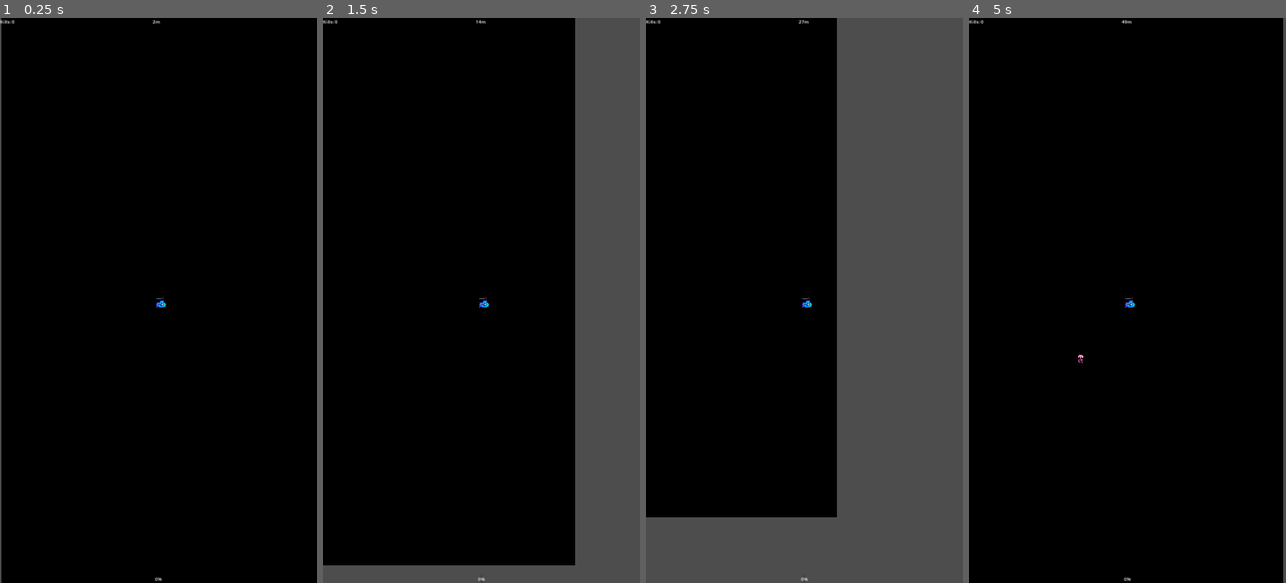
Above: before the commit, frames 1-4 (left to right).
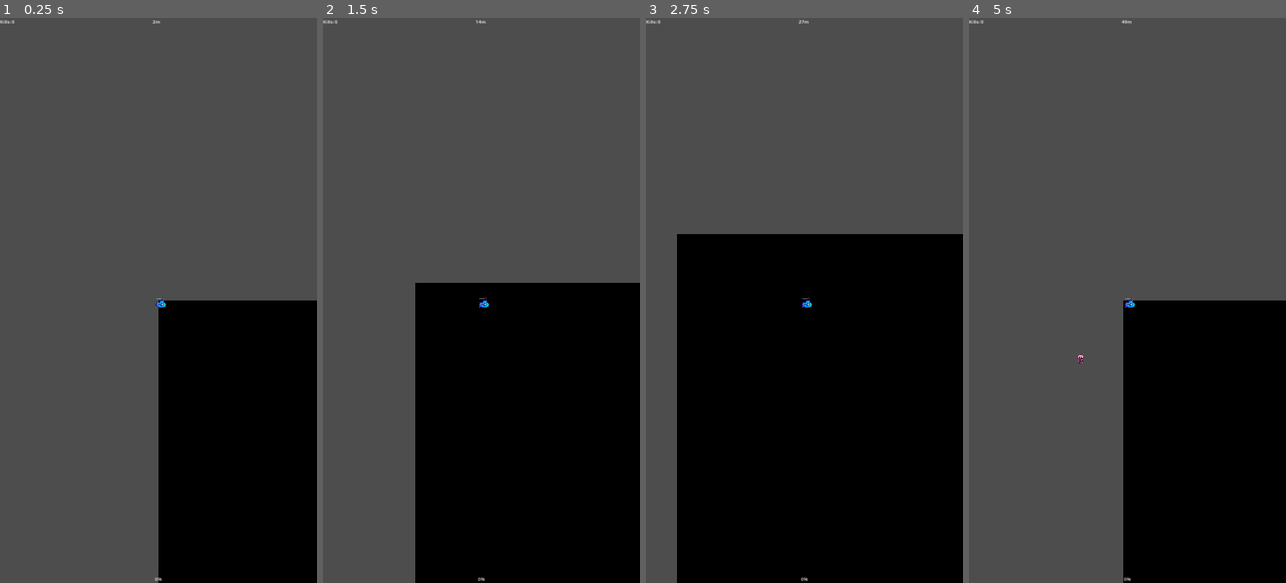
Above: after the commit, the same moments.

Repository: cotter117/hadal_zone
Game: Godot game, scene res://scenes/Main.tscn
Two runs of this game, one before a commit and one after it. Both use one fixed random seed, a clock stepped at 60 frames per second and the inputs below.
Inputs:
- Up to frame 1 (0.25 s): no input
- Up to frame 2 (1.5 s): tap Enter at 0.5 s; hold Right (move_right) 0.53-1.28 s; hold Down (move_down) from 1.28 s (still down)
- Up to frame 3 (2.75 s): release Down (move_down) at 2.03 s; hold Right (move_right) from 2.03 s (still down)
- Up to frame 4 (5 s): release Right (move_right) at 2.78 s; hold Up (move_up) 2.78-3.53 s; hold Left (move_left) from 3.53 s (still down)

The runs differ from the first frame. In frame 1, 75% of the frame differs, in the area x 0-100%, y 0-100%; in frame 2, 64%; in frame 3, 58%; in frame 4, 74%.

Commit message:
Bug fixes

Diff:
--- /dev/null
+++ b/base_enemy.gd
@@ -0,0 +1,29 @@
+extends CharacterBody2D
+@export var speed: float = 80.0
+@export var health: float = 10.0
+
+var player: Node2D
+
+func _ready():
+	add_to_group("enemies")  # Also fixes NEW-E01
+	player = get_tree().get_first_node_in_group("player")
+
+
+func _physics_process(delta):
+	if is_instance_valid(player):  # Also fixes NEW-E02
+		var distance = global_position.distance_to(player.global_position)
+		if distance > 1200:
+			queue_free()
+			return
+		var direction = (player.global_position - global_position).normalized()
+		velocity = direction * speed
+		move_and_slide()
+
+func take_damage(amount: float):
+	health -= amount
+	if health <= 0.0:
+		ScoreCounter.add_kill()
+		var xp_orb = preload("res://scenes/xp_orb.tscn").instantiate()
+		xp_orb.global_position = global_position
+		get_parent().add_child(xp_orb)
+		queue_free()
--- a/game_over_screen.gd
+++ b/game_over_screen.gd
@@ -22,19 +22,14 @@
 	level_label.text = "Level Reached: " + str(XpManager.current_level)
 
 func _on_restart_pressed():
-	# Disable all enemy processing first
-	get_tree().call_group("enemies", "set_process", false)
-	get_tree().call_group("enemies", "set_physics_process", false)
-
-	# Stop enemies spawning
-	get_tree().call_group("spawners", "set_process", false)
-
-	# Reset all systems
+	#TODO - Game freezes when restart is pressed. Enemies all dissapear, no spawning of new enemies, xp_orbs remain, player cannot move.
+	for enemy in get_tree().get_nodes_in_group("enemies"):
+		enemy.queue_free()
+	for spawner in get_tree().get_nodes_in_group("spawners"):
+		spawner.remove_from_group("spawners")
 	ScoreCounter.reset()
 	XpManager.reset()
 	UpgradeManager.reset_stats()
-
-	# Restart immediately
 	get_tree().paused = false
 	get_tree().reload_current_scene()
 
--- a/level_up_screen.gd
+++ b/level_up_screen.gd
@@ -8,7 +8,8 @@
 	{"name": "Speed +", "description": "Move faster", "type": "speed"},
 	{"name": "Health +", "description": "Increase max health", "type": "health"},
 	{"name": "Magnet +", "description": "Larger XP pickup range", "type": "magnet"},
-	{"name": "Weapon +", "description": "Faster weapon speed", "type": "weapon"}
+	{"name": "Weapon +", "description": "Faster weapon speed", "type": "weapon"},
+	{"name": "Damage +", "description": "Hit harder", "type": "damage"}
 ]
 
 func _ready():
@@ -27,6 +28,7 @@
 
 	# Clear previous cards
 	for child in card_container.get_children():
+		card_container.remove_child(child)
 		child.queue_free()
 
 	# Show 3 random upgrade cards
--- a/scenes/Main.tscn
+++ b/scenes/Main.tscn
@@ -13,10 +13,8 @@
 script = ExtResource("1_vwd6f")
 
 [node name="ColorRect" type="ColorRect" parent="."]
-offset_left = -535.0
-offset_top = -959.0
-offset_right = 545.0
-offset_bottom = 961.0
+offset_right = 1080.0
+offset_bottom = 1920.0
 color = Color(3.83503e-05, 2.6956e-08, 0.00111794, 1)
 
 [node name="Player" parent="." instance=ExtResource("2_4qmop")]
--- a/scenes/Octopus.tscn
+++ b/scenes/Octopus.tscn
@@ -20,6 +20,8 @@
 
 [node name="CharacterBody2D" type="CharacterBody2D" groups=["enemies"]]
 script = ExtResource("1_tjc33")
+speed = 100.0
+health = 20.0
 metadata/_edit_group_ = true
 
 [node name="AnimatedSprite2D" type="AnimatedSprite2D" parent="."]
--- a/scenes/Shark.tscn
+++ b/scenes/Shark.tscn
@@ -20,6 +20,8 @@
 
 [node name="CharacterBody2D" type="CharacterBody2D" groups=["enemies"]]
 script = ExtResource("1_7ya2r")
+speed = 150.0
+health = 30.0
 metadata/_edit_group_ = true
 
 [node name="AnimatedSprite2D" type="AnimatedSprite2D" parent="."]
--- /dev/null
+++ b/scenes/base_enemy.tscn
@@ -0,0 +1,6 @@
+[gd_scene load_steps=2 format=3 uid="uid://b0rkene0g8kxs"]
+
+[ext_resource type="Script" path="res://base_enemy.gd" id="1_1v3l3"]
+
+[node name="base_enemy" type="CharacterBody2D"]
+script = ExtResource("1_1v3l3")
--- a/scenes/bullet.gd
+++ b/scenes/bullet.gd
@@ -1,6 +1,7 @@
 extends Area2D
 
 var velocity: Vector2 = Vector2.ZERO
+var damage: float = 1.0
 
 func _ready():
 	body_entered.connect(_on_body_entered)
@@ -11,17 +12,10 @@
 	position += velocity * delta
 
 func _on_body_entered(body):
+	#TODO - all enemies die on singel hit regardless of health. Even when healt set in inspector
 	if body.is_in_group("enemies"):
 		if body.has_method("take_damage"):
-			body.take_damage(1)
-			#ScoreCounter.add_kill() # Updates kill display
-			#var xp_orb = preload("res://scenes/xp_orb.tscn").instantiate()
-			#xp_orb.global_position = global_position
-			#get_parent().add_child(xp_orb)
+			body.take_damage(damage)
 		else:
-			body.queue_free # Fallback
+			body.queue_free()
 		queue_free()
-		ScoreCounter.add_kill() # Updates kill display
-		var xp_orb = preload("res://scenes/xp_orb.tscn").instantiate()
-		xp_orb.global_position = global_position
-		get_parent().add_child(xp_orb)
--- a/scenes/game_manager.gd
+++ b/scenes/game_manager.gd
@@ -4,8 +4,8 @@
 
 func _ready():
 	# Connect to player death signal
-	var player = get_node("../Player")
-	if player and player.has_signal("player_died"):
+	var player = get_tree().get_first_node_in_group("player")
+	if player:
 		player.player_died.connect(_on_player_died)
 
 func _on_player_died():
--- a/scenes/hitbox.gd
+++ b/scenes/hitbox.gd
@@ -6,5 +6,5 @@
 func _on_body_entered(body):
 	if body.is_in_group("enemies"):
 		var player = get_parent()
-		if player.has_method("take_damage"):
+		if player.has_method("take_damage") and not player.is_invincible:
 			player.take_damage(1)
--- a/scenes/jellyfish.gd
+++ b/scenes/jellyfish.gd
@@ -1,20 +1 @@
-extends CharacterBody2D
-
-@export var speed: float = 80.0
-@export var health: int = 1
-
-var player: Node2D
-
-func _ready():
-	player = get_tree().get_first_node_in_group("player")
-
-func _physics_process(delta):
-	if player:
-		var direction = (player.global_position - global_position).normalized()
-		velocity = direction * speed
-		move_and_slide()
-
-func take_damage(amount: int):
-	health -= amount
-	if health <= 0:
-		queue_free()
+extends "res://base_enemy.gd"
--- a/scenes/kill_count.gd
+++ b/scenes/kill_count.gd
@@ -3,7 +3,7 @@
 func _ready():
 	if ScoreCounter:
 		ScoreCounter.enemy_killed.connect(_on_enemy_killed)
-	update_display()
+		update_display(ScoreCounter.get_kills())
 
 func _on_enemy_killed(kill_count: int):
 	update_display(kill_count)
--- a/scenes/main.gd
+++ b/scenes/main.gd
@@ -10,6 +10,7 @@
 var game_over: bool = false
 
 func _ready():
+	add_to_group("spawners")
 	# Load enemy scenes
 	enemy_scenes.append(preload("res://scenes/Jellyfish.tscn"))  # Easy enemy
 	enemy_scenes.append(preload("res://scenes/Octopus.tscn"))    # Medium enemy
@@ -38,9 +39,9 @@
 	# TODO show game over screen
 
 func _spawn_enemy():
+#	# TODO there is a bug with enemy spawns after restart where some spawn invisible.
 	if not player:
 		return
-	add_to_group("spawners")
 	# Progressive enemy selection based on time
 	var enemy_scene
 	if game_timer < 30.0:
--- a/scenes/octopus.gd
+++ b/scenes/octopus.gd
@@ -1,20 +1 @@
-extends CharacterBody2D
-
-@export var speed: float = 100.0
-@export var health: int = 2
-
-var player: Node2D
-
-func _ready():
-	player = get_tree().get_first_node_in_group("player")
-
-func _physics_process(delta):
-	if player:
-		var direction = (player.global_position - global_position).normalized()
-		velocity = direction * speed
-		move_and_slide()
-
-func take_damage(amount: int):
-	health -= amount
-	if health <= 0:
-		queue_free()
+extends "res://base_enemy.gd"
--- a/scenes/player.gd
+++ b/scenes/player.gd
@@ -23,9 +23,11 @@
 
 func _ready():
 	print("Player submarine initialized")
+	max_health = 3 + UpgradeManager.get_stat("max_health_bonus")
 	current_health = max_health
 	update_speed()
 	update_weapon_stats()
+	UpgradeManager.upgrade_applied.connect(_on_upgrade_applied)
 
 	# Setup auto-fire timer
 	fire_timer = Timer.new()
@@ -43,6 +45,8 @@
 func _physics_process(delta):
 	handle_input()
 	move_and_slide()
+	var viewport_size = get_viewport_rect().size
+	global_position = global_position.clamp(Vector2.ZERO, viewport_size)
 
 	# Visual feedback when invincible
 	if is_invincible:
@@ -87,6 +91,7 @@
 		# Aim at nearest enemy
 		var direction = (nearest_enemy.global_position - global_position).normalized()
 		bullet.velocity = direction * current_weapon_speed
+		bullet.damage = current_damage
 
 		get_parent().add_child(bullet)
 
@@ -111,6 +116,9 @@
 
 func die():
 	print("Player died!")
+	set_physics_process(false)
+	set_process_input(false)
+	set_process_unhandled_input(false)
 	player_died.emit()
 	# Stop all timers
 	fire_timer.stop()
@@ -123,5 +131,14 @@
 
 func update_weapon_stats():
 	current_damage = base_damage * UpgradeManager.get_stat("damage_multiplier")
-	current_fire_rate = base_fire_rate * UpgradeManager.get_stat("fire_rate_multiplier")
+	current_fire_rate = base_fire_rate / UpgradeManager.get_stat("fire_rate_multiplier")
 	current_weapon_speed = base_weapon_speed * UpgradeManager.get_stat("weapon_speed_multiplier")
+
+func _on_upgrade_applied(type: String):
+	if type == "health":
+		var old_max = max_health
+		max_health = 3 + UpgradeManager.get_stat("max_health_bonus")
+		current_health += (max_health - old_max) # Heal the bonus amount
+	update_speed()
+	update_weapon_stats()
+	fire_timer.wait_time = current_fire_rate # Update active timer
--- a/scenes/progress_bar.gd
+++ /dev/null
@@ -1,11 +0,0 @@
-extends ProgressBar
-
-
-# Called when the node enters the scene tree for the first time.
-func _ready() -> void:
-	pass # Replace with function body.
-
-
-# Called every frame. 'delta' is the elapsed time since the previous frame.
-func _process(delta: float) -> void:
-	pass
--- a/scenes/score_display.gd
+++ b/scenes/score_display.gd
@@ -1,10 +1,9 @@
 extends Label
 
-@onready var score_counter = get_node("/root/ScoreCounter")
-
 func _ready():
-	if score_counter:
-		score_counter.score_changed.connect(_on_score_changed)
+	process_mode = Node.PROCESS_MODE_PAUSABLE
+	if ScoreCounter:
+		ScoreCounter.score_changed.connect(_on_score_changed)
 
 func _on_score_changed(new_score: int):
 	text = str(new_score) + "m"
--- a/scenes/shark.gd
+++ b/scenes/shark.gd
@@ -1,20 +1 @@
-extends CharacterBody2D
-
-@export var speed: float = 120.0
-@export var health: int = 3
-
-var player: Node2D
-
-func _ready():
-	player = get_tree().get_first_node_in_group("player")
-
-func _physics_process(delta):
-	if player:
-		var direction = (player.global_position - global_position).normalized()
-		velocity = direction * speed
-		move_and_slide()
-
-func take_damage(amount: int):
-	health -= amount
-	if health <= 0:
-		queue_free()
+extends "res://base_enemy.gd"
--- a/scenes/xp_bar.gd
+++ b/scenes/xp_bar.gd
@@ -3,6 +3,7 @@
 func _ready():
 	if XpManager:
 		XpManager.xp_changed.connect(_on_xp_changed)
+		_on_xp_changed(XpManager.current_xp, XpManager.xp_needed)
 
 func _on_xp_changed(current_xp: int, xp_needed: int):
 	max_value = xp_needed
--- a/scenes/xp_orb.gd
+++ b/scenes/xp_orb.gd
@@ -5,11 +5,12 @@
 var player: Node2D
 
 func _ready():
+	#TODO a single orb remains on screen after restart, always in same position.
 	body_entered.connect(_on_body_entered)
-	player = get_node("/root/Main/Player")
+	player = get_tree().get_first_node_in_group("player")
 
 func _process(delta):
-	if player:
+	if is_instance_valid(player):
 		var distance = global_position.distance_to(player.global_position)
 		var magnet_range = 50 + UpgradeManager.get_stat("magnet_range_bonus")
 		if distance < magnet_range:  # Magnet range
@@ -17,6 +18,6 @@
 			global_position += direction * move_speed * delta
 
 func _on_body_entered(body):
-	if body.name == "Player":
+	if body.is_in_group("player"):
 		XpManager.add_xp(xp_value)
 		queue_free()
--- a/score_counter.gd
+++ b/score_counter.gd
@@ -9,6 +9,7 @@
 var kill_count: int = 0
 
 func _ready():
+	process_mode = Node.PROCESS_MODE_PAUSABLE
 	set_process(true)
 
 func _process(delta):
--- a/upgrade_manager.gd
+++ b/upgrade_manager.gd
@@ -20,11 +20,11 @@
 		"speed":
 			player_stats.speed_multiplier += 0.15
 		"health":
-			player_stats.max_health_bonus += 20
+			player_stats.max_health_bonus += 1
 		"magnet":
 			player_stats.magnet_range_bonus += 15
 		"weapon":
-			player_stats.weapon_speed_multiplier += 5
+			player_stats.weapon_speed_multiplier += 0.15
 
 	upgrade_applied.emit(upgrade_type)
 
@@ -34,7 +34,7 @@
 	else:
 		# Return default values for missing keys
 		match stat_name:
-			"fire_rate_multiplier", "speed_multiplier", "weapons_speed_multiplier", "damage_multiplier":
+			"fire_rate_multiplier", "speed_multiplier", "weapon_speed_multiplier", "damage_multiplier":
 				return 1.0
 			"max_health_bonus", "magnet_range_bonus":
 				return 0
@@ -42,12 +42,11 @@
 				return 1.0
 
 func reset_stats():
-	player_stats.clear()
 	player_stats = {
 		"damage_multiplier": 1.0,
 		"fire_rate_multiplier": 1.0,
 		"speed_multiplier": 1.0,
 		"max_health_bonus": 0,
 		"magnet_range_bonus": 0,
-		"weapon_speed_multipler": 1.0
+		"weapon_speed_multiplier": 1.0
 	}
--- a/xp_manager.gd
+++ b/xp_manager.gd
@@ -9,10 +9,9 @@
 
 func add_xp(amount: int):
 	current_xp += amount
+	while current_xp >= xp_needed:
+		level_up_player()
 	xp_changed.emit(current_xp, xp_needed)
-
-	if current_xp >= xp_needed:
-		level_up_player()
 
 func level_up_player():
 	current_level += 1
@@ -24,3 +23,4 @@
 	current_xp = 0
 	current_level = 1
 	xp_needed = 10
+	xp_changed.emit(current_xp, xp_needed)
